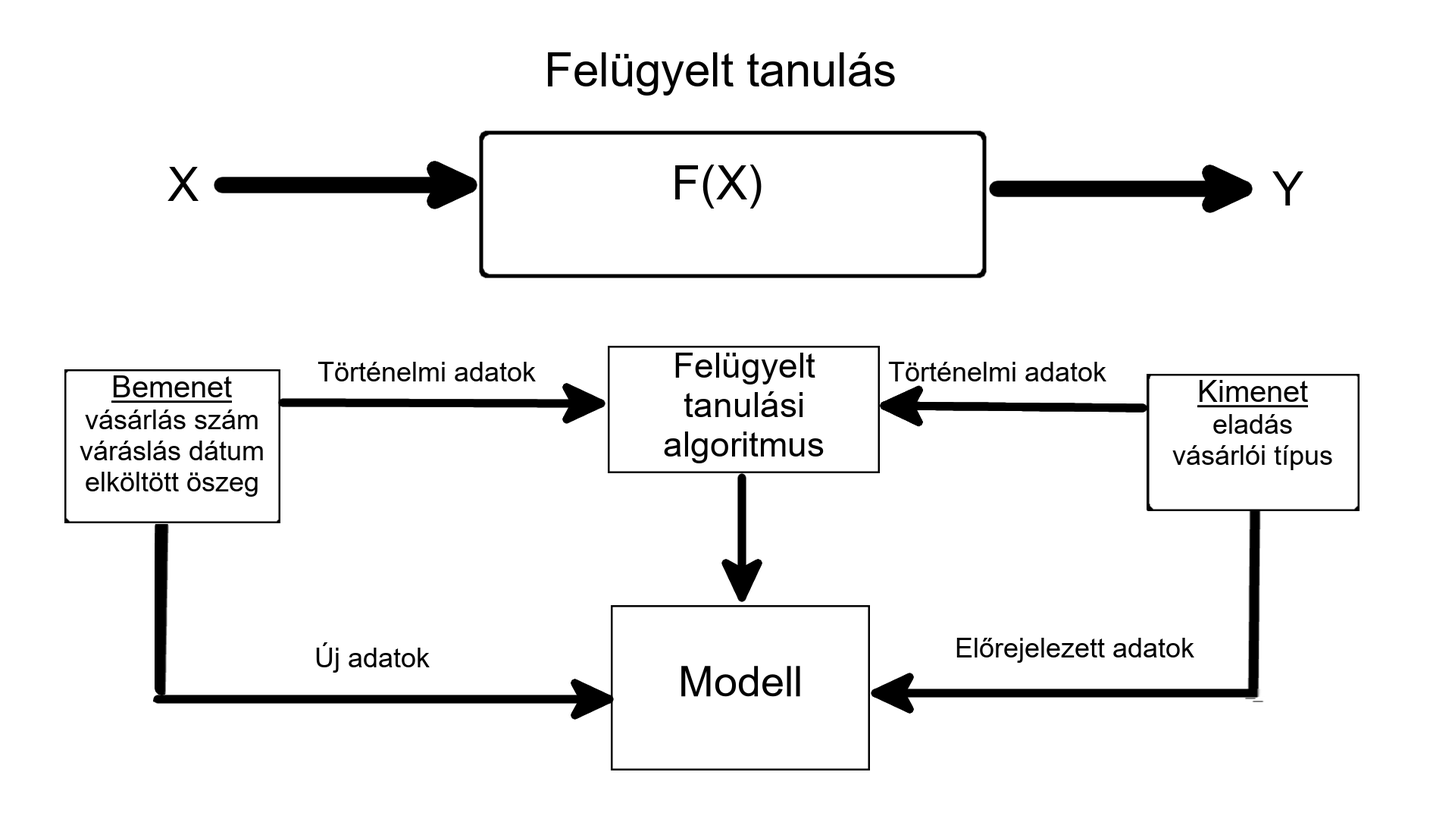
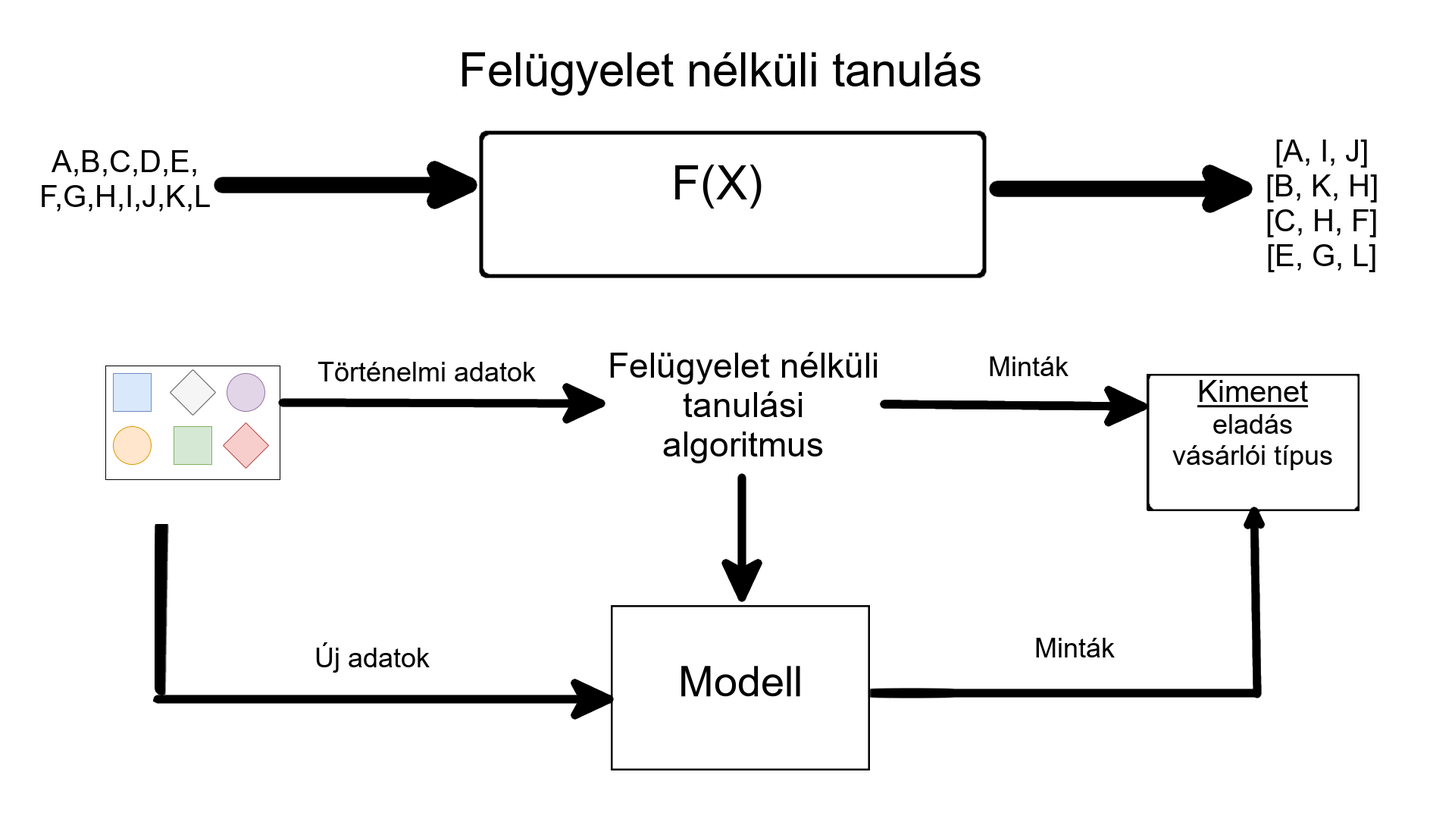
The second 1455 × 819 image is a revision of the first. Changes to its layers:
added layer "Arrow #5" above "Layer #2" over [1243, 506, 1266, 699]
painted on "Arrow #4" over [867, 672, 955, 714]
painted on "Arrow #3" over [880, 385, 1147, 427]
renamed "Bemenet ..." to "unsupervised_learning_input.png", painted on it over [64, 365, 281, 524]
renamed "Y" to "[A, I, J] ...", painted on it over [1267, 139, 1378, 273]
renamed "X" to "A,B,C,D,E, ...", painted on it over [41, 150, 210, 212]
renamed "Felügyelt tanulás" to "Felügyelet nélküli tanulás", painted on it over [462, 52, 981, 96]
renamed "Felügyelt ..." to "Felügyelet nélküli ...", painted on it over [607, 345, 881, 473]
renamed "Előrejelezett adatok" to "Minták #1", painted on it over [956, 637, 1195, 663]
added layer "Minták" above "Történelmi adatok" over [989, 356, 1069, 376]
painted on "Történelmi adatok" over [888, 361, 1107, 382]
painted on "Layer" over [1243, 511, 1266, 702]
